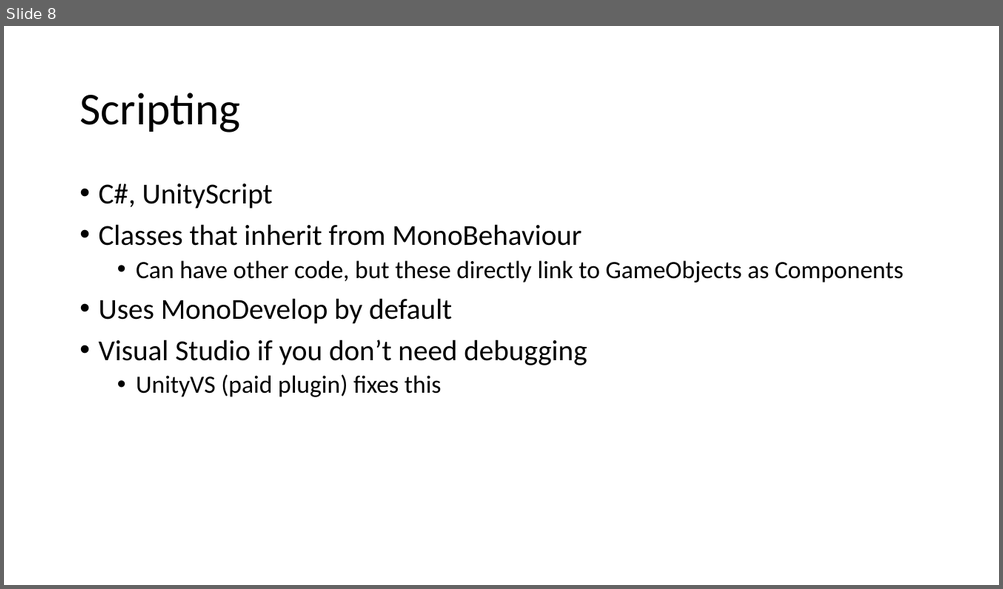
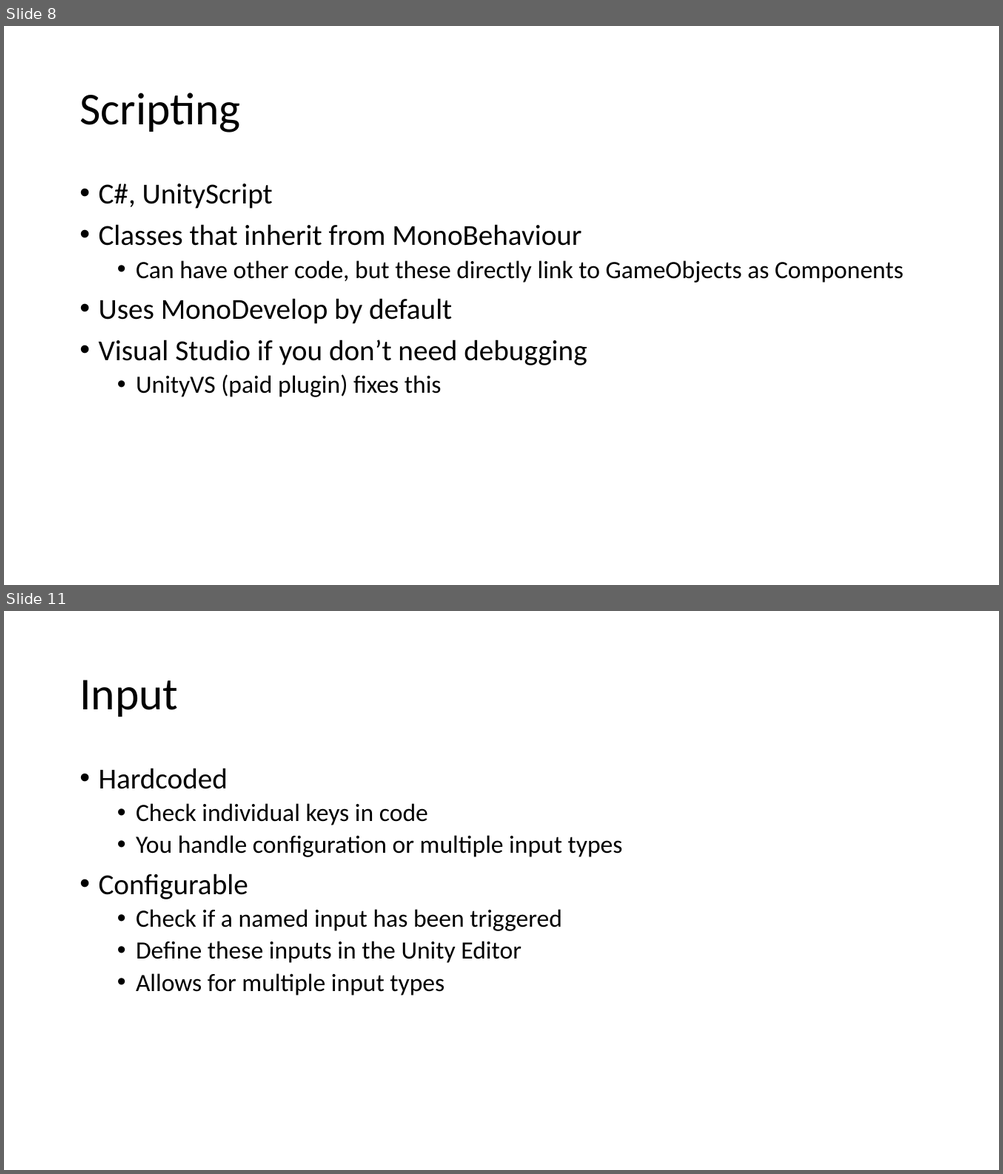
Before and after one commit to quandtm/UnitySTWorkshop, a slide deck: ST_Unity_101_Part1.pptx. Shown one above the other, each under a label of ours: slide 8 before the commit, slides 8 and 11 after it; the slides between them are not shown. The pictures are 1003x589 and 1003x1174 pixels, drawn with LibreOffice and Linux fonts; fonts in the diff are those of the drawing. Boxes give left, top, right and bottom in pixels: in the first picture for what was removed or moved away, otherwise in the second. Text is boxed around its words. In the diff, an @@ line names an element or a change of style, - is before the commit and + after.

Commit message:
Added 3D rendering, input etc

```diff
--- a/ST_Unity_101_Part1.pptx
+++ b/ST_Unity_101_Part1.pptx
@@ slide 11 added at (x1=4, y1=611, x2=999, y2=1170), background #FFFFFF @@
@@ title added at (x1=79, y1=680, x2=178, y2=717), 44 pt, text #000000 @@
+Input
@@ text added at (x1=99, y1=768, x2=623, y2=996), 24 pt, text #000000 @@
+• Hardcoded
+  • Check individual keys in code
+  • You handle configuration or multiple input types
+• Configurable
+  • Check if a named input has been triggered
+  • Define these inputs in the Unity Editor
+  • Allows for multiple input types
```
Also in this commit, not shown: 3 other slides added, 1 slide removed.
